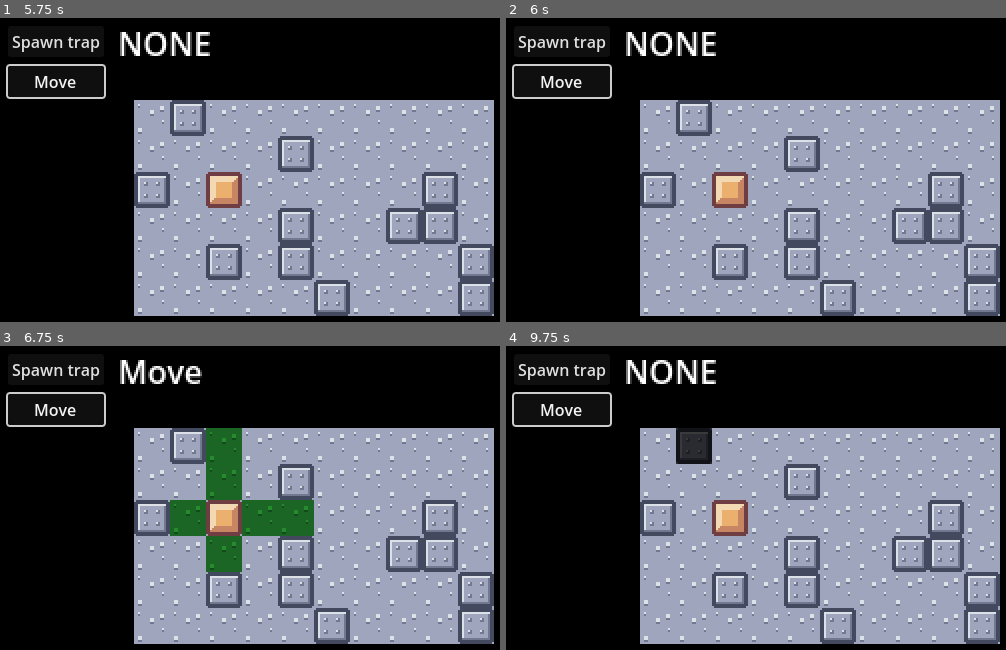
Above: before the commit, frames 1-4 (two rows, left to right).
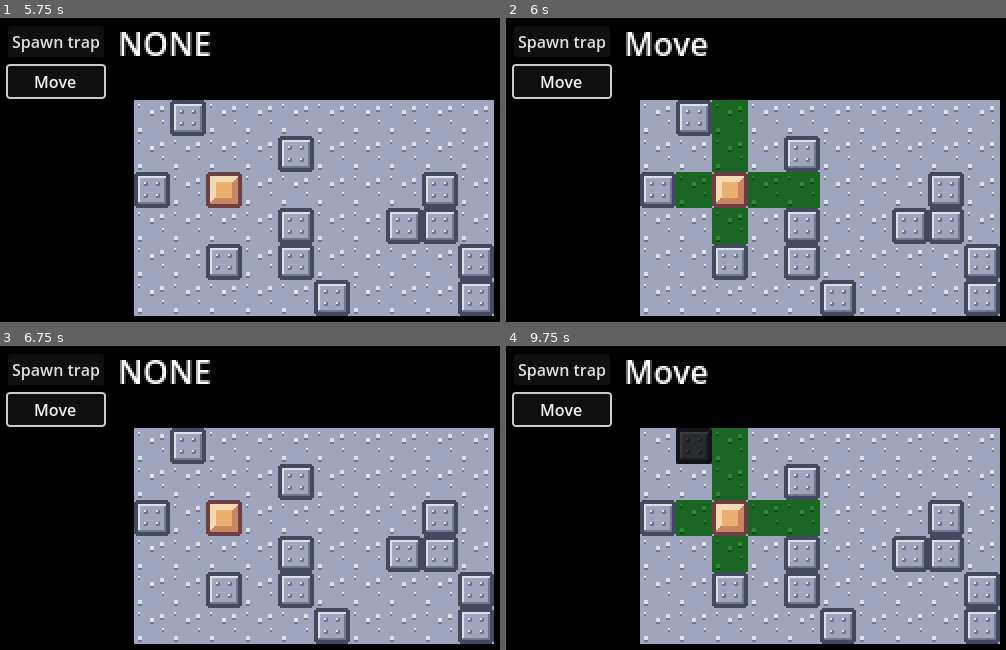
Above: after the commit, the same moments.

Repository: SadnessTrain/ronin-final-breath
Game: Godot game, scene res://Scenes/MainScene.tscn
Two runs of this game, one before a commit and one after it. Both use one fixed random seed, a clock stepped at 60 frames per second and the inputs below.
Inputs (mouse positions are in pixels of both pictures, inside the frame that each line leads up to):
- Up to frame 1 (5.75 s): click "Spawn trap" at 0.5 s; click "Move" at 1.25 s; click "Spawn trap" at 2 s; click "Move" at 2.75 s; click "Spawn trap" at 3.5 s; click "Move" at 4.25 s; tap Enter at 5 s; move the mouse to (150, 118) at 5.02 s; click (150, 118) at 5.1 s
- Up to frame 2 (6 s): tap Space at 5.75 s; move the mouse to (656, 154) at 5.77 s; click (656, 154) at 5.85 s
- Up to frame 3 (6.75 s): tap Enter at 6.5 s; move the mouse to (150, 519) at 6.52 s; click (150, 519) at 6.6 s
- Up to frame 4 (9.75 s): tap Space at 7.25, 8.75 s; move the mouse to (656, 552) at 7.27 s; click (656, 552) at 7.35 s; tap Enter at 8 s; move the mouse to (656, 589) at 8.02 s; click (656, 589) at 8.1 s; move the mouse to (656, 625) at 8.77 s; click (656, 625) at 8.85 s; move the mouse to (696, 446) at 9.52 s; click (696, 446) at 9.6 s

Frame 1 is identical in both runs. In frame 2, 6.0% of the frame differs, in the area x 24-63%, y 4-75%; in frame 3, 6.0%; in frame 4, 6.0%.

Commit message:
Add isActive variable to tile script

Diff:
--- a/Autoload/GlobalSignals.gd
+++ b/Autoload/GlobalSignals.gd
@@ -1,5 +1,5 @@
 extends Node
 
-signal PlayfieldTileClickSignal(tile: Tile)
+signal PlayfieldTileClickSignal(tile: Tile, isActive: bool)
 
 signal AttackSignal(sourceEntity:Entity, targetEntity:Entity, attack:Attack)
--- a/Scripts/Playfield/Tile.gd
+++ b/Scripts/Playfield/Tile.gd
@@ -9,6 +9,7 @@
 var entities: Array[Entity]
 var isHovered: bool
 var lastColor: Color
+var isActive: bool
 
 func createTile(index: int, pos: Vector2i, playfield: Playfield, isObstacle = false):
 	self.index = index
@@ -41,7 +42,7 @@
 
 func _physics_process(_delta: float):
 	if isHovered && Input.is_action_just_pressed("LeftMouse"):
-		GlobalSignals.PlayfieldTileClickSignal.emit(self)
+		GlobalSignals.PlayfieldTileClickSignal.emit(self, isActive)
 
 func appendEntity(entity: Entity):
 	entity.position = Vector2.ZERO
@@ -50,10 +51,12 @@
 
 func enableTileHighlighting():
 	changeColor(Color("#2c9e32"))
+	isActive = true
 
 func disableTileHighlighting():
 	changeColor(Color("#ffffff"))
 	lastColor = Color("#ffffff")
+	isActive = false
 
 func CheckIfHasWall():
 	for entity in entities:
--- a/Scripts/TestingManager.gd
+++ b/Scripts/TestingManager.gd
@@ -29,8 +29,11 @@
 	var possibleTiles = playfield.GetAllEmptyTiles()
 	playfield.SetPossibleTilesHighlightingByTilesObj(possibleTiles, true)
 
-func handlePlayfieldTileClick(tile: Tile):
-	if currentAction == Actions.NONE || tile == null || tile.CheckIfHasWall():
+func handlePlayfieldTileClick(tile: Tile, isActive: bool):
+	if !isActive:
+		return
+
+	if currentAction == Actions.NONE || tile == null:
 		return
 
 	if currentAction == Actions.SPAWN_TRAP:
